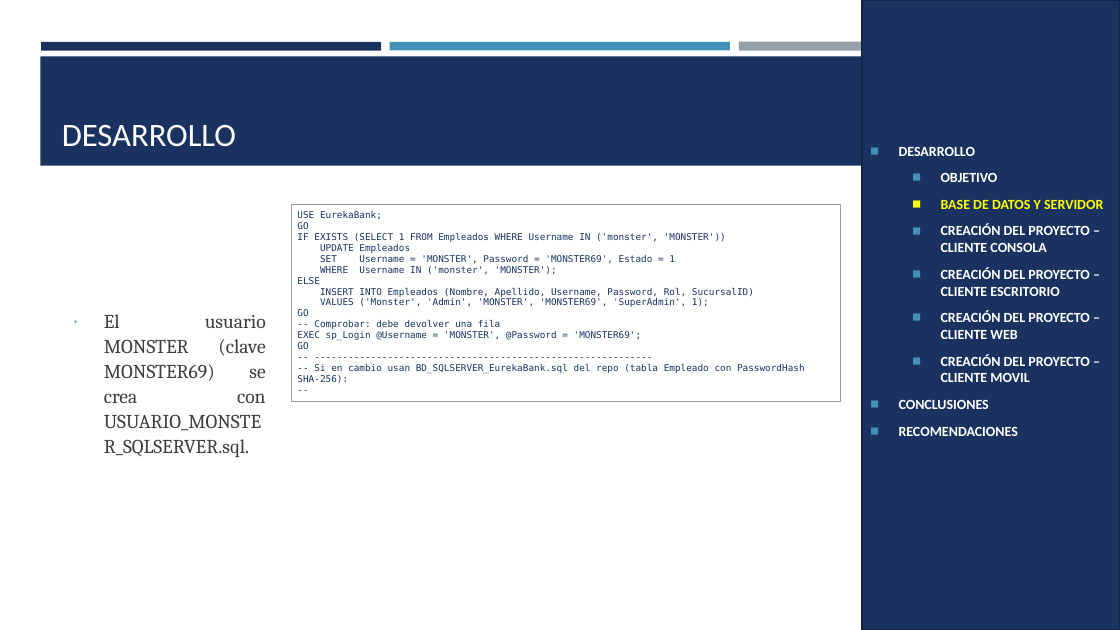
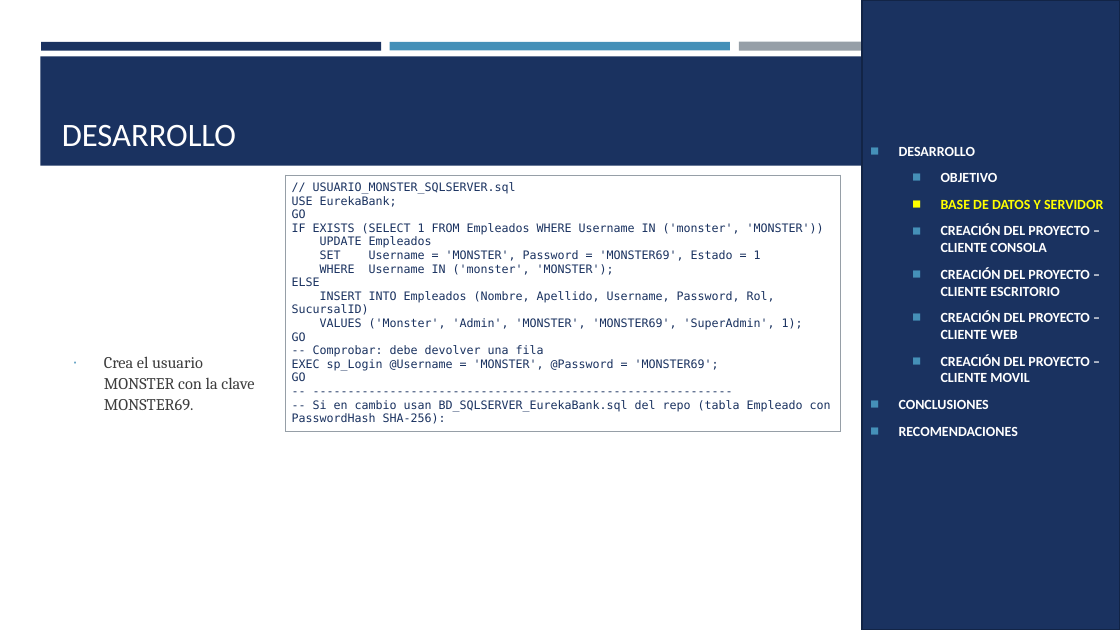
Before and after one commit to MATEOCAIZA/TG.1.4.-PAO202651_EUREKA_BDD_LOCAL_RESTFUL_DOTNET_NRC36884_GR06, a slide deck: slide 5 of 05. DOCUMENTACION/PRESENTACION TG.1.4. EUREKABANK RESTFUL con BDD LOCAL en .NET GR06.pptx. Drawn at 1120x630 pixels with LibreOffice and Linux fonts; fonts in the diff are those of the drawing. Boxes give left, top, right and bottom in pixels: in the first picture for what was removed or moved away, otherwise in the second. Text is boxed around its words. In the diff, an @@ line names an element or a change of style, - is before the commit and + after.

```diff
--- a/05. DOCUMENTACION/PRESENTACION TG.1.4. EUREKABANK RESTFUL con BDD LOCAL en .NET GR06.pptx
+++ b/05. DOCUMENTACION/PRESENTACION TG.1.4. EUREKABANK RESTFUL con BDD LOCAL en .NET GR06.pptx
@@ table at (286, 175, 840, 428) @@
-row 1, column 1: USE EurekaBank; / GO / IF EXISTS (SELECT 1 FROM Empleados WHERE Username IN ('monster', 'MONSTER')) / UPDATE Empleados / SET Username = 'MONSTER', Password = 'MONSTER69', Estado = 1 / WHERE Username IN ('monster', 'MONSTER'); / ELSE / INSERT INTO Empleados (Nombre, Apellido, Username, Password, Rol, SucursalID) / VALUES ('Monster', 'Admin', 'MONSTER', 'MONSTER69', 'SuperAdmin', 1); / GO / -- Comprobar: debe devolver una fila / EXEC sp_Login @Username = 'MONSTER', @Password = 'MONSTER69'; / GO / -- ------------------------------------------------------------ / -- Si en cambio usan BD_SQLSERVER_EurekaBank.sql del repo (tabla Empleado con PasswordHash SHA-256): / --
+row 1, column 1: // USUARIO_MONSTER_SQLSERVER.sql / USE EurekaBank; / GO / IF EXISTS (SELECT 1 FROM Empleados WHERE Username IN ('monster', 'MONSTER')) / UPDATE Empleados / SET Username = 'MONSTER', Password = 'MONSTER69', Estado = 1 / WHERE Username IN ('monster', 'MONSTER'); / ELSE / INSERT INTO Empleados (Nombre, Apellido, Username, Password, Rol, SucursalID) / VALUES ('Monster', 'Admin', 'MONSTER', 'MONSTER69', 'SuperAdmin', 1); / GO / -- Comprobar: debe devolver una fila / EXEC sp_Login @Username = 'MONSTER', @Password = 'MONSTER69'; / GO / -- ------------------------------------------------------------ / -- Si en cambio usan BD_SQLSERVER_EurekaBank.sql del repo (tabla Empleado con PasswordHash SHA-256):
@@ table: place and size @@
-table at (292, 204, 840, 391)
+table at (286, 175, 840, 428)
@@ text at (104, 356, 254, 410): text changed; size 16.8 to 14 pt @@
-∙ El usuario MONSTER (clave MONSTER69) se crea con USUARIO_MONSTER_SQLSERVER.sql.
+∙ Crea el usuario MONSTER con la clave MONSTER69.
```
Also in this commit, not shown: 21 other slides changed, 3 other files.
